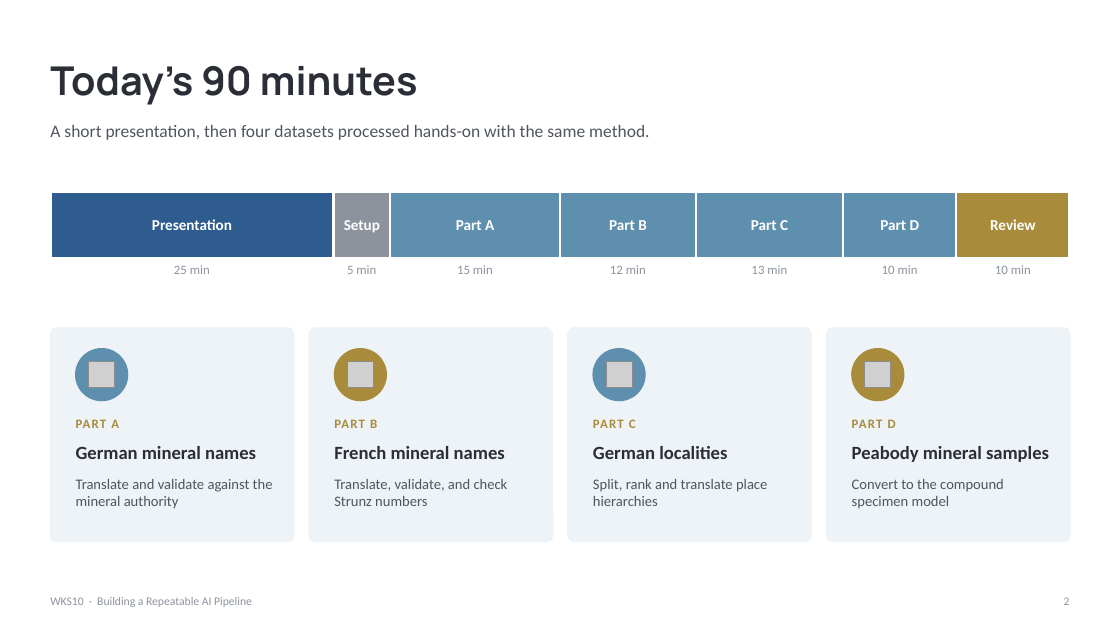
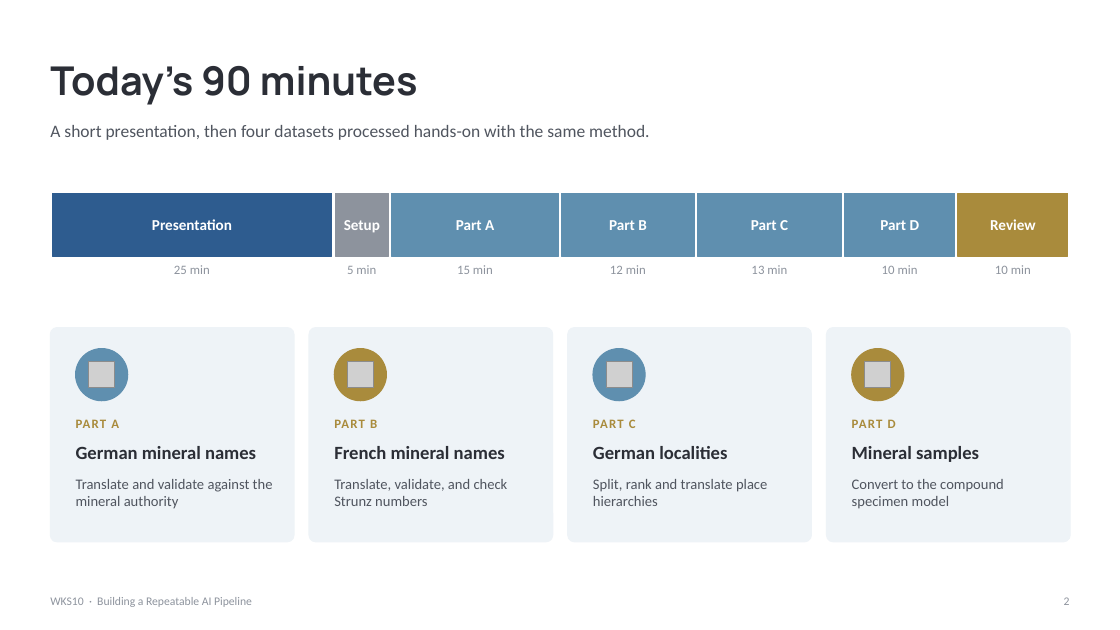
Before and after one commit to ben-norton/tdwg2026-wks10, a slide deck: slide 2 of docs/presentation/WKS10_Presentation.pptx. Drawn at 1120x630 pixels with LibreOffice and Linux fonts; fonts in the diff are those of the drawing; grey boxes stand for pictures. Boxes give left, top, right and bottom in pixels: in the first picture for what was removed or moved away, otherwise in the second. Text is boxed around its words. In the diff, an @@ line names an element or a change of style, - is before the commit and + after.

```diff
--- a/docs/presentation/WKS10_Presentation.pptx
+++ b/docs/presentation/WKS10_Presentation.pptx
@@ text at [852,446,979,462]: text changed @@
-Peabody mineral samples
+Mineral samples
```
Also in this commit, not shown: 2 other slides changed, 12 other files.
